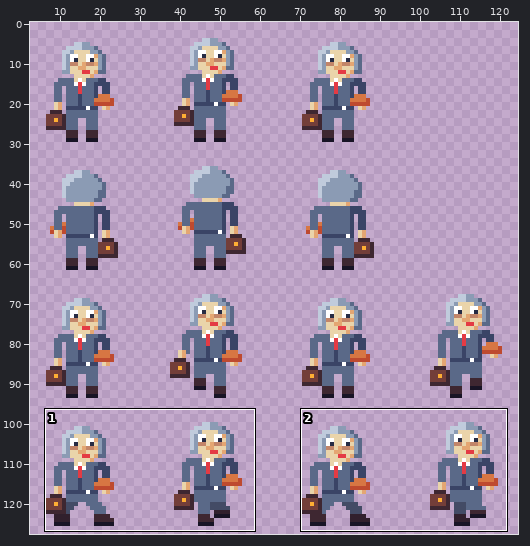
Pixel-art file, stored at assets/textures/characters/sovittelija_naaras_32.aseprite. The picture above shows the old version from afar; the outline marks the close-up.
Close-up. Old version:
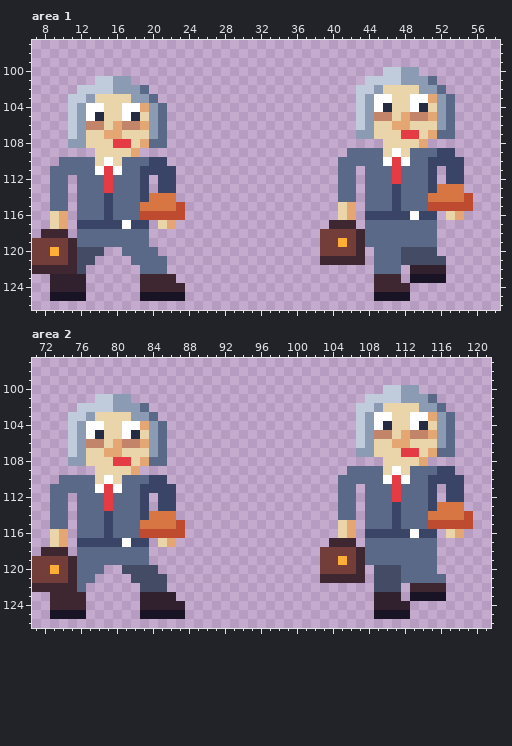
128x128 pixels, 1 frame. Shown: area 1: x 7..58, y 97..126; area 2: x 71..121, y 97..126. The wide view leaves out empty margins.
Once edited:
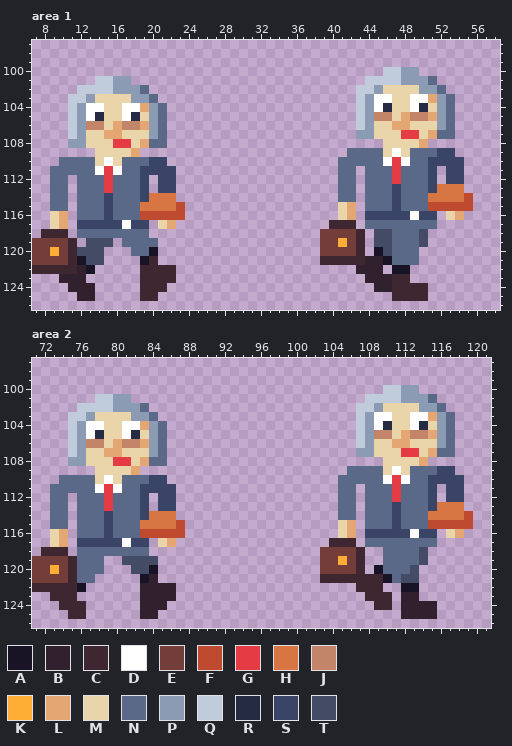
Palette (. is transparent): A #181425  B #31202d  C #3e2731  D #ffffff  E #733e39  F #be4a2f  G #e43b44  H #d77643  J #c28569  K #feae34  L #e4a672  M #ead4aa  N #5a6988  P #8b9bb4  Q #c0cbdc  R #262b44  S #3a4466  T #434b65
The exact change:
--- area 1
@@ x 7..58 @@
 117 ..ML.SSSSSDSS.ML.................CCC.NNNNNNNN.......
-118 .CCC.NNNNNNNN...................EEEECNNNNNNNN.......
-119 EEEECNNNNNNNN...................EEKECNNNNNNNN.......
-120 EEKECTTT..NNNN..................EEEEC.NNNTTTT.......
-121 EEEECTT....NNNN.................CCCCC.NNNTTTTT......
-122 CCCCCT......NNN.......................NNN.BBBB......
-123 ..BBBB......CCCC......................CCC.AAAA......
-124 ..BBBB......CCCCC.....................CCCC..........
-125 ..AAAA......AAAAA.....................AAAA..........
+118 .CCC.NNNNNNNN...................EEEEC.TTNNNT........
+119 EEEEC.TTT.NNNN..................EEKEC.TTNNNT........
+120 EEKECTTT...NNA..................EEEEC.ATNNN.........
+121 EEEECATT....AC..................CCCCCBBANNN.........
+122 CCCCCBA.....CCCC....................BBB.AA..........
+123 ...BBB......CCCC.....................BBBCC..........
+124 ....BBB.....CCC.......................BBCCCC........
+125 .....BB.....CC..........................CCCC........
 126 ....................................................
--- area 2
@@ x 71..121 @@
 117 ..ML.SSSSSDSS.ML.................CCC.NNNNNNNN......
-118 .CCC.NNNNNNNN...................EEEECNNNNNNNN......
-119 EEEECNNNNNNNN...................EEKECNNNNNNNN......
-120 EEKECNNN..TTTT..................EEEEC.TTTNNNN......
-121 EEEECNN....TTTT.................CCCCC.TTTNNNNN.....
-122 CCCCCN......TTT.......................TTT.CCCC.....
-123 ..CCCC......BBBB......................BBB.AAAA.....
-124 ..CCCC......BBBBB.....................BBBB.........
-125 ..AAAA......AAAAA.....................AAAA.........
+118 .CCC.NNNNNNNN...................EEEEC..NNNNT.......
+119 EEEECNNN..TTTT..................EEKEC..NNNNT.......
+120 EEKECNNN...TTA..................EEEEC.ANNNT........
+121 EEEECNN.....AB..................CCCCCCCANTT........
+122 CCCCCA......BBBB....................CCC..AA........
+123 ..CCC.......BBBB.....................CCC.BB........
+124 ...CCC......BBB.......................CC.BBBB......
+125 ....CC......BB...........................BBBB......
 126 ...................................................
Boxes around the changes in both close-ups, in picture pixels (x1, y1, x2, y2):
changed: (356, 229, 446, 301)
changed: (50, 238, 185, 301)
changed: (356, 547, 446, 619)
changed: (50, 556, 185, 619)
